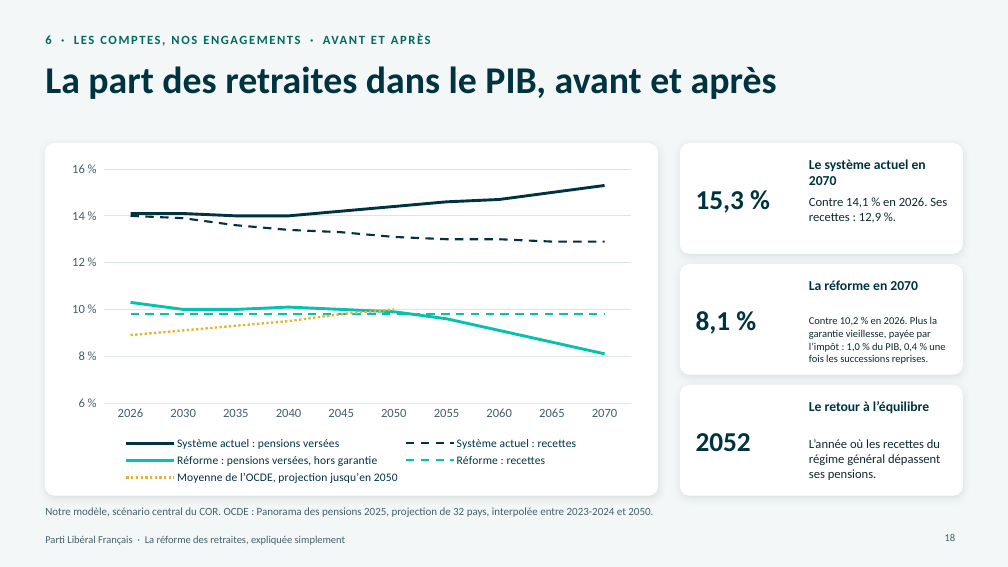
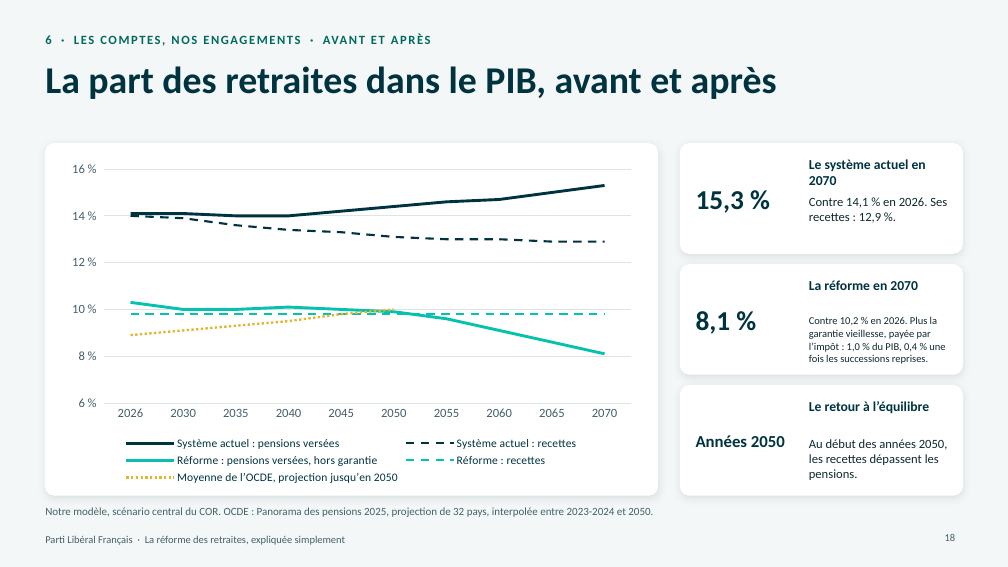
Before and after one commit to g-pliberal/retraitecomptenotionelle, a slide deck: slide 18 of docs/presentation_adherents_17_novembre_2026.pptx. Drawn at 1008x567 pixels with LibreOffice and Linux fonts; fonts in the diff are those of the drawing. Boxes give left, top, right and bottom in pixels: in the first picture for what was removed or moved away, otherwise in the second. Text is boxed around its words. In the diff, an @@ line names an element or a change of style, - is before the commit and + after.

```diff
--- a/docs/presentation_adherents_17_novembre_2026.pptx
+++ b/docs/presentation_adherents_17_novembre_2026.pptx
@@ text at box(696, 435, 785, 447): text changed; size 26 to 16 pt @@
-2052
+Années 2050
@@ text at box(809, 439, 948, 480): text changed @@
-L’année où les recettes du régime général dépassent ses pensions.
+Au début des années 2050, les recettes dépassent les pensions.
```
Also in this commit, not shown: 1 other slide changed.
